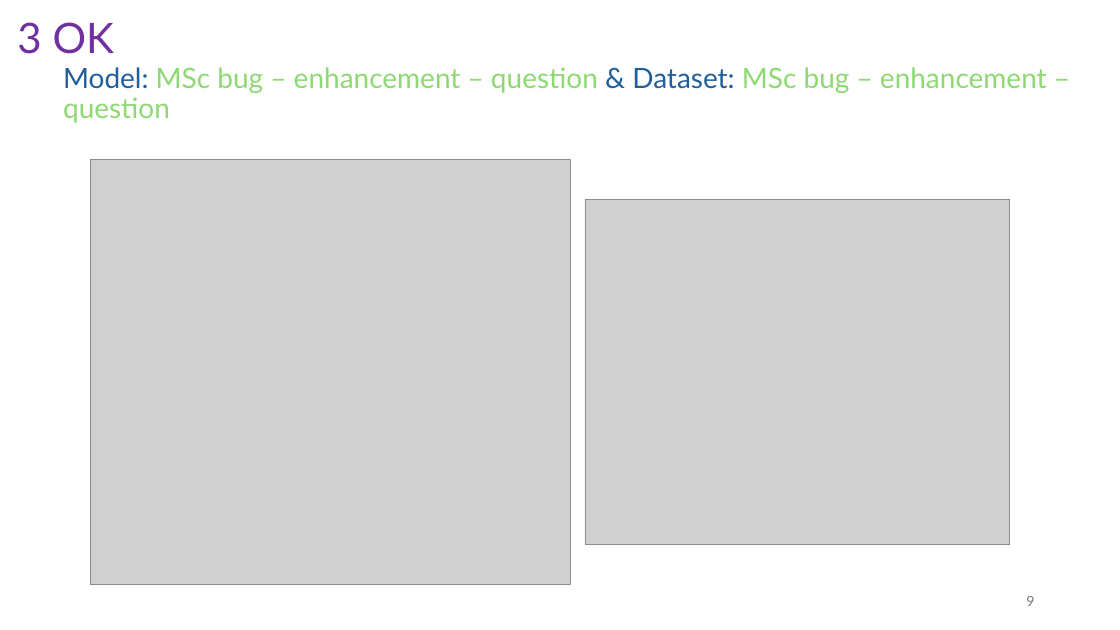
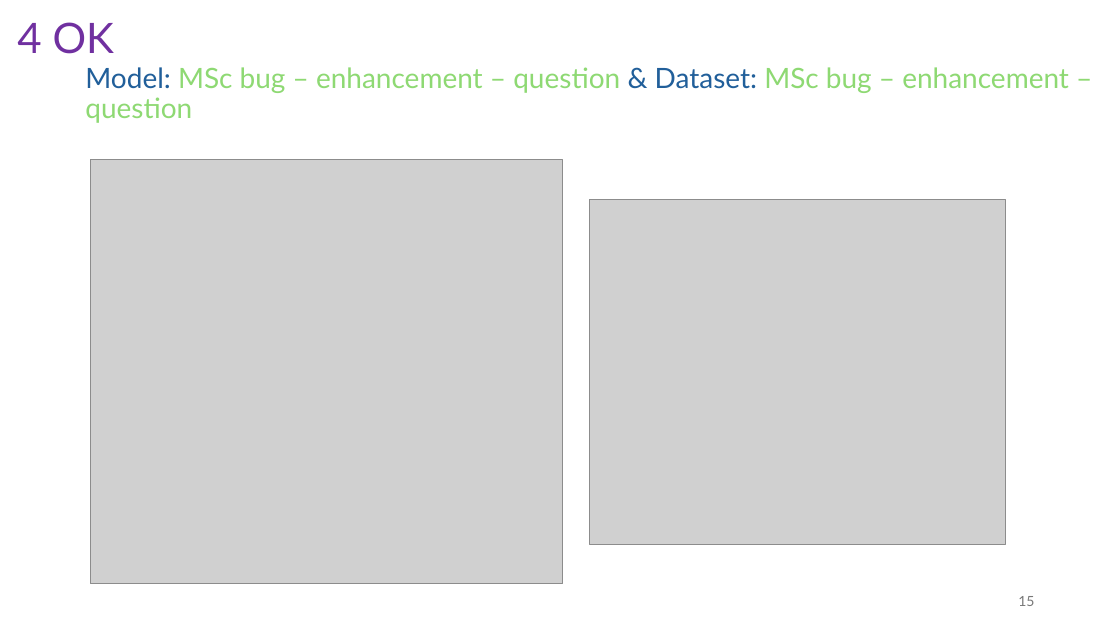
Before and after one commit to isdeniz/results-2406, a slide deck: slide 16 of Summary-2406.pptx (slide 10 before the commit). Drawn at 1120x630 pixels with LibreOffice and Linux fonts; fonts in the diff are those of the drawing; grey boxes stand for pictures. Boxes give left, top, right and bottom in pixels: in the first picture for what was removed or moved away, otherwise in the second. Text is boxed around its words. In the diff, an @@ line names an element or a change of style, - is before the commit and + after.

```diff
--- a/Summary-2406.pptx
+++ b/Summary-2406.pptx
@@ text at [17,22,114,54]: text changed @@
-3 OK
+4 OK
@@ text "Model: MSc bug – enhancement ...": place and size @@
-text "Model: MSc bug – enhancement ..." at [63,67,1047,123]
+text "Model: MSc bug – enhancement ..." at [85,67,1069,123]
@@ picture: place and size @@
-picture at [91,160,571,584]
+picture at [91,160,563,584]
@@ picture: place and size @@
-picture at [585,199,1010,544]
+picture at [589,199,1006,544]
@@ page number at [1018,596,1034,606]: text changed @@
-9
+15
```
Also in this commit, not shown: 8 other slides changed, 21 slides added, 2 slides removed.
